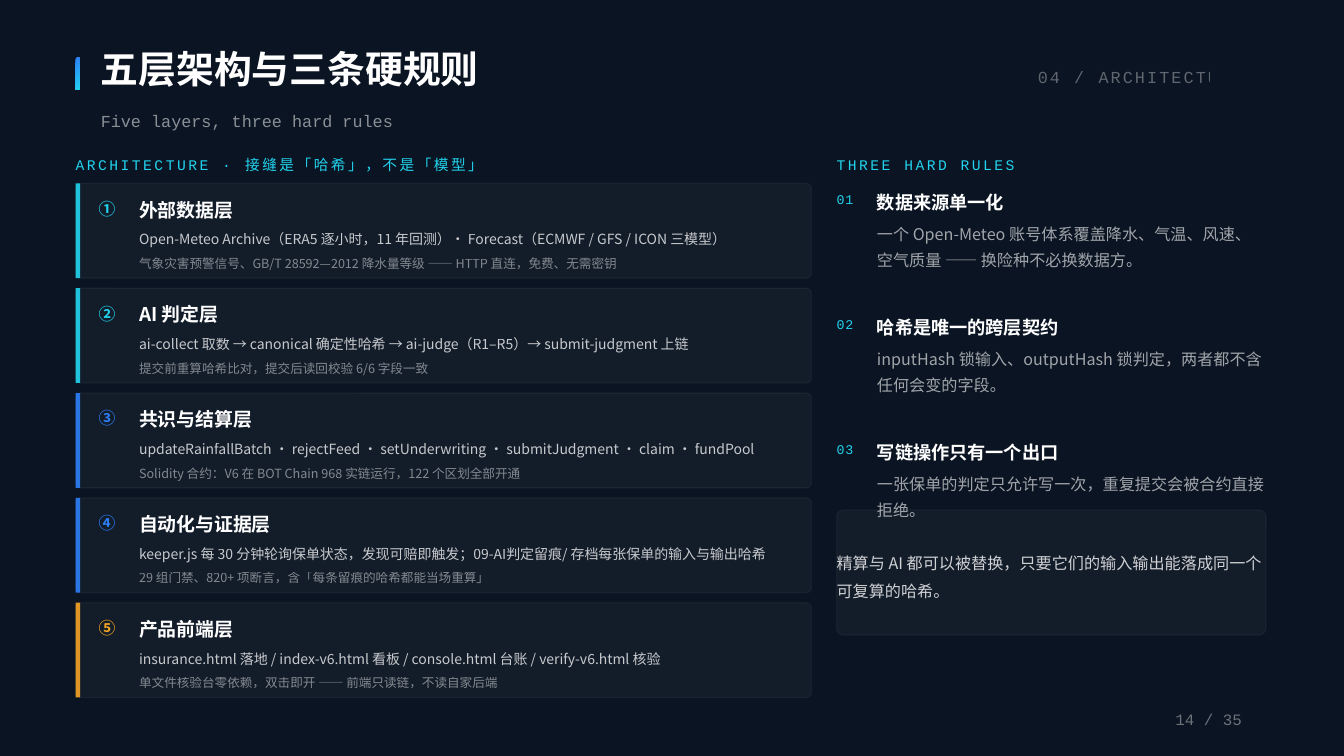
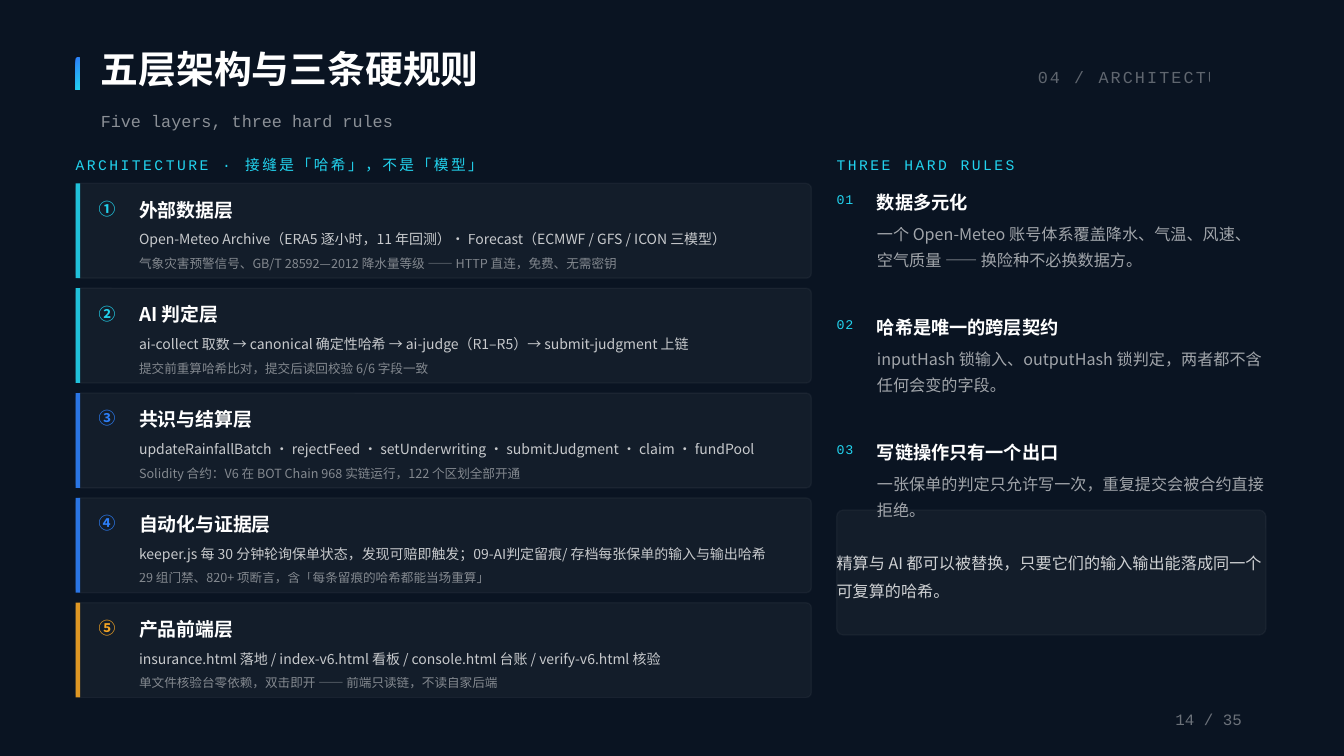
Before and after one commit to BruceLeezh/rainproof-pro, a slide deck: slide 19 of 01-参赛材料/交付物/PPT/雨证-路演PPT-答辩版-2026-11-14.pptx (slide 14 before the commit). Drawn at 1344x756 pixels with LibreOffice and Linux fonts; fonts in the diff are those of the drawing. Boxes give left, top, right and bottom in pixels: in the first picture for what was removed or moved away, otherwise in the second. Text is boxed around its words. In the diff, an @@ line names an element or a change of style, - is before the commit and + after.

```diff
--- a/01-参赛材料/交付物/PPT/雨证-路演PPT-答辩版-2026-11-14.pptx
+++ b/01-参赛材料/交付物/PPT/雨证-路演PPT-答辩版-2026-11-14.pptx
@@ text at box(877, 193, 968, 211): text changed @@
-数据来源单一化
+数据多元化
```
Also in this commit, not shown: 14 other slides changed, 15 slides removed, 2 other files.
